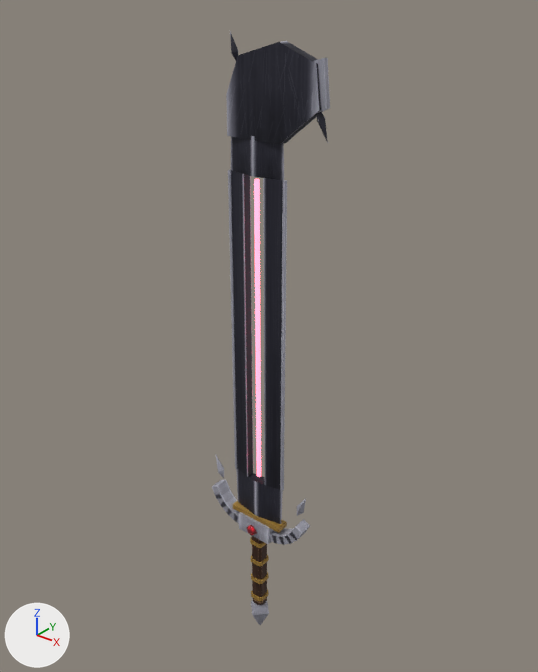
Renders of the FBX model cyclops/export/weapons/AbyssGreatsword.fbx from each side of a commit.
Before and after are seen from a 50 mm lens placed at (5.99, -7.24, 8.69), pointed at (-0.1, 0.37, 3.97). Lighting does not change. The marker at lower left points along +X, +Y and +Z. The picture after the commit comes second. Vertices at exactly the same position are counted once.

Objects in the first picture: 'Blade', 'Glow', 'Guard', 'Handle', 'Pommel'.
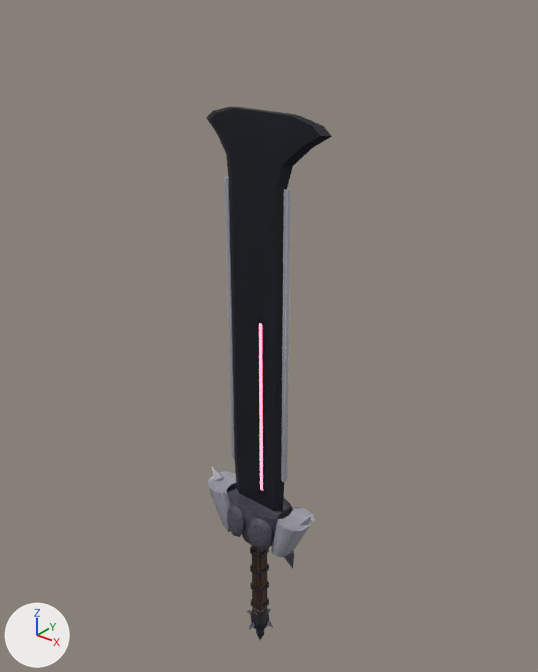
What differs and where, as boxes [x1, y1, x2, y2] in the pictures (538 x 672 px):
```json
{"object": "Blade", "change": "reshaped", "before": [226, 32, 330, 533], "after": [207, 107, 332, 512], "on screen": "20% wider, 19% shorter"}
{"object": "Guard", "change": "reshaped", "before": [212, 455, 310, 545], "after": [208, 467, 315, 568], "on screen": "9% wider, 12% taller"}
{"object": "Glow", "change": "moved, rescaled", "before": [254, 179, 261, 477], "after": [259, 323, 263, 490]}
{"object": "Pommel", "change": "reshaped", "before": [251, 600, 269, 625], "after": [247, 609, 273, 640], "on screen": "42% wider, 23% taller"}
{"part": 3, "of": "me_blade", "change": "added", "after": [281, 189, 291, 482]}
{"part": 4, "of": "me_blade", "change": "added", "after": [224, 177, 235, 458]}
{"part": 5, "of": "me_blade", "change": "added", "after": [257, 316, 265, 497]}
{"part": 6, "of": "me_blade", "change": "rebuilt", "before": [231, 170, 283, 524], "after": [207, 107, 332, 512], "on screen": "138% wider, 14% taller"}
{"part": 7, "of": "me_blade", "change": "deleted", "before": [226, 32, 330, 533]}
```

Scene script edits in JSON lines:
```json
{"block": "me_glow", "where": "# used by ob_glow; location = (0.0, 0.0, 0.0)"}
{"op": "remove", "block": "me_glow", "code": "me_glow.from_pydata(...)  # 8 vertices, 6 faces; spans x -0.03..0.03, y -0.03..0.03, z 1.75..6.35"}
{"op": "add", "block": "me_glow", "code": "me_glow.from_pydata(...)  # 8 vertices, 6 faces; spans x 0.09..0.14, y -0.09..0.09, z 1.6..4.4"}
{"block": "me_glow", "change": "me_glow part 1: the whole mesh is scaled about its middle by (1, 3.6, 0.609), then moved by (0.12, 0.0, -1.05)"}
{"block": "me_guard", "where": "# used by ob_guard; location = (0.0, 0.0, 0.0)"}
{"op": "remove", "block": "me_guard", "code": "me_guard.from_pydata(...)  # 124 vertices, 114 faces; spans x -0.91..0.91, y -0.27..0.27, z 0.67..1.77"}
{"op": "add", "block": "me_guard", "code": "me_guard.from_pydata(...)  # 244 vertices, 218 faces; spans x -0.99..0.99, y -0.37..0.37, z 0.28..1.48"}
{"block": "me_guard", "change": "me_guard part 2: 124 vertices removed from x -0.91..0.91, y -0.27..0.27, z 0.67..1.77; 244 vertices added at x -0.99..0.99, y -0.37..0.37, z 0.28..1.48"}
{"block": "me_blade", "where": "# used by ob_blade; location = (0.0, 0.0, 0.0)"}
{"op": "remove", "block": "me_blade", "code": "me_blade.from_pydata(...)  # 86 vertices, 72 faces; spans x -0.47..1.07, y -0.1..0.1, z 0.95..8.09"}
{"op": "add", "block": "me_blade", "code": "me_blade.from_pydata(...)  # 72 vertices, 62 faces; spans x -0.84..1.12, y -0.09..0.09, z 1.2..7.2"}
{"block": "me_blade", "change": "me_blade part 3: a new loose piece, a box spanning x 0.465..0.515, y -0.04..0.04, z 1.9..6.3, in mat_cyclops (picture img_cyclops_texture_png)"}
{"block": "me_blade", "change": "me_blade part 4: a new loose piece, a box spanning x -0.515..-0.465, y -0.04..0.04, z 1.9..6.3, in mat_cyclops (picture img_cyclops_texture_png)"}
{"block": "me_blade", "change": "me_blade part 5: a new loose piece, a box spanning x 0.06..0.18, y -0.09..0.09, z 1.5..4.5, in mat_cyclops (picture img_cyclops_texture_png)"}
{"block": "me_blade", "change": "me_blade part 6: the loose piece of 18 vertices spanning x -0.46..0.46, y -0.09..0.09, z 0.95..6.4 is rebuilt with 48 vertices and now spans x -0.84..1.12, y -0.08..0.08, z 1.2..7.2"}
{"block": "me_blade", "change": "me_blade part 7: 8 loose pieces with 68 vertices, spanning x -0.47..1.07, y -0.1..0.1, z 0.96..8.09, are deleted"}
{"block": "me_pommel", "where": "# used by ob_pommel; location = (0.0, 0.0, 0.0)"}
{"op": "remove", "block": "me_pommel", "code": "me_pommel.from_pydata(...)  # 9 vertices, 9 faces; spans x -0.2..0.2, y -0.2..0.2, z -1.4..-0.82"}
{"op": "add", "block": "me_pommel", "code": "me_pommel.from_pydata(...)  # 56 vertices, 72 faces; spans x -0.294..0.294, y -0.294..0.294, z -1.75..-0.94"}
{"block": "me_pommel", "change": "me_pommel part 8: the whole mesh is rebuilt"}
```
